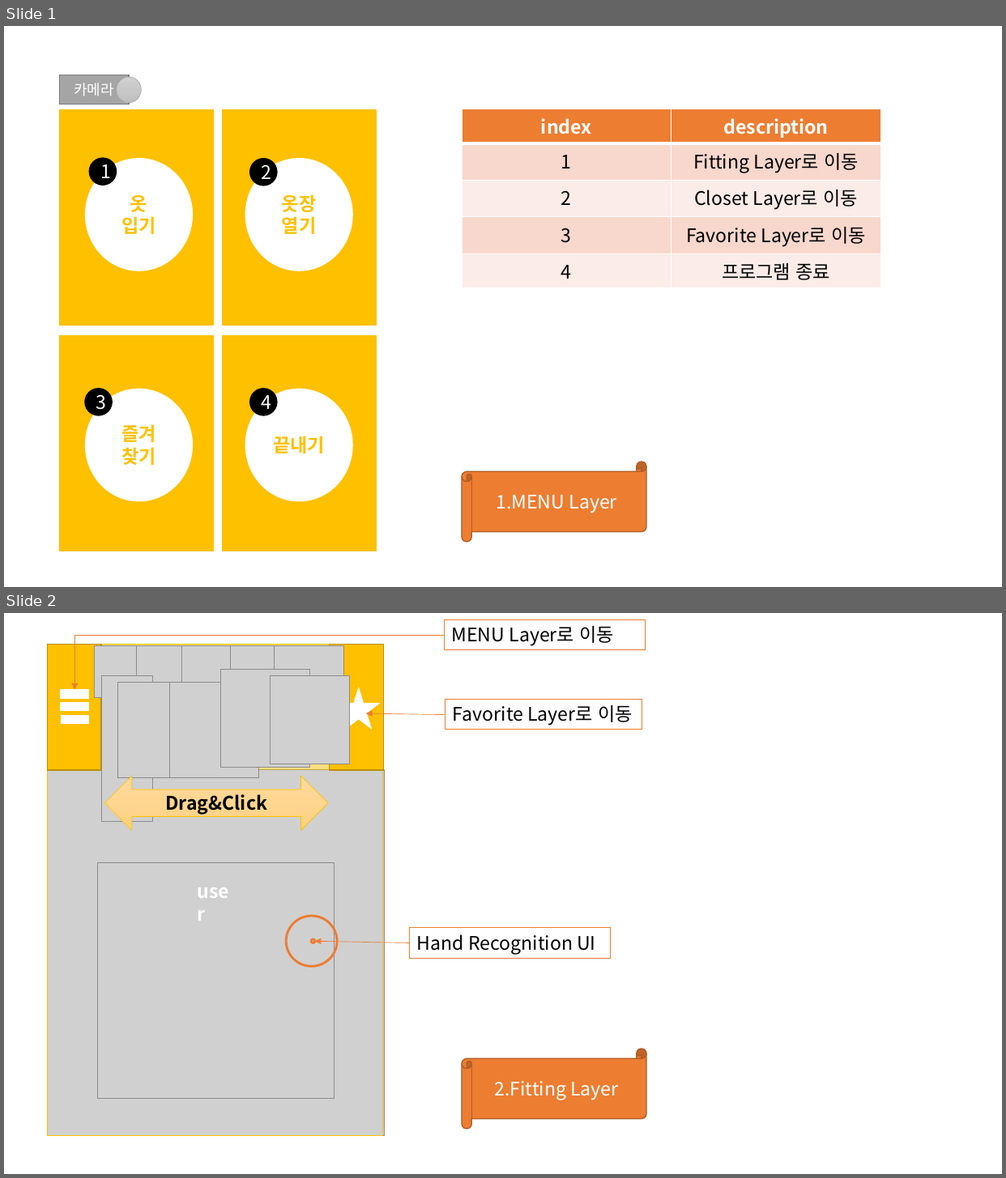
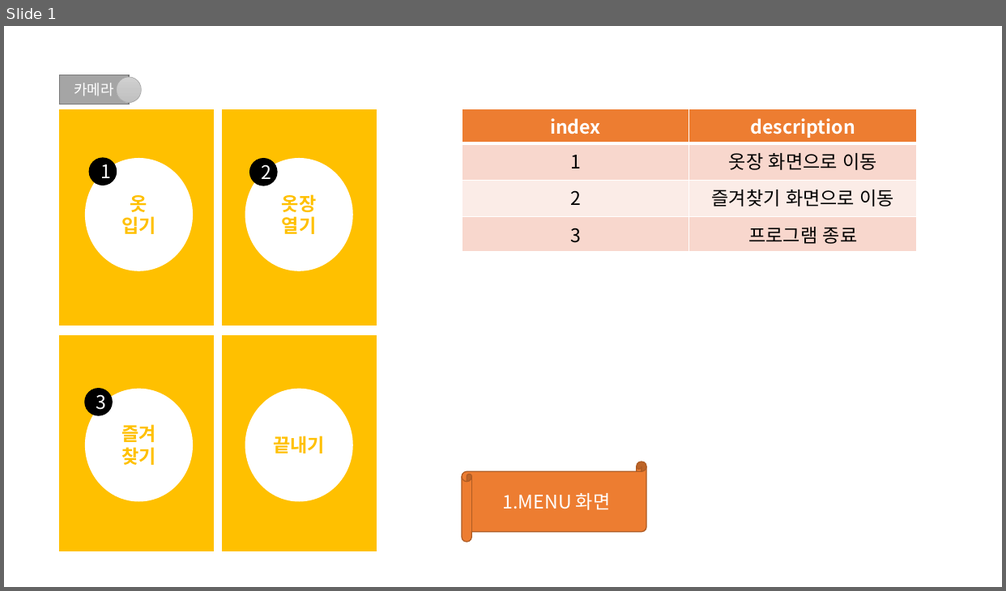
Before and after one commit to shb0328/report, a slide deck: ppt/4.GUI.pptx. Shown one above the other, each under a label of ours: slides 1 and 2 before the commit, slide 1 after it. The pictures are 1006x1178 and 1006x591 pixels, drawn with LibreOffice and Linux fonts; fonts in the diff are those of the drawing; grey boxes stand for pictures. Boxes give left, top, right and bottom in pixels: in the first picture for what was removed or moved away, otherwise in the second. Text is boxed around its words. In the diff, an @@ line names an element or a change of style, - is before the commit and + after.

```diff
--- a/ppt/4.GUI.pptx
+++ b/ppt/4.GUI.pptx
@@ slide 2 removed at box(4, 613, 1002, 1174), background #FFFFFF @@
@@ elbow arrow removed from (444, 635) to (74, 689) @@
@@ rectangle removed at box(444, 619, 646, 649) @@
-MENU Layer로 이동
@@ rectangle removed at box(48, 644, 384, 1135) @@
@@ rectangle removed at box(48, 644, 384, 769) @@
@@ rectangle removed at box(48, 644, 101, 769) @@
@@ rectangle removed at box(330, 644, 384, 769) @@
@@ math equal removed at box(56, 682, 94, 717) @@
@@ math minus removed at box(56, 702, 94, 736) @@
@@ star removed at box(339, 688, 379, 728) @@
@@ rectangle removed at box(445, 699, 642, 729) @@
-Favorite Layer로 이동
@@ arrow removed from (445, 715) to (366, 713) @@
@@ picture removed at box(48, 770, 385, 1135) @@
@@ group removed at box(94, 646, 350, 831): 10 pictures, 1 left right arrow @@
-Drag&Click
@@ picture removed at box(98, 863, 334, 1100) @@
@@ text removed at box(190, 876, 244, 906) @@
-user
@@ group removed at box(286, 916, 611, 966): 2 ellipses, 1 arrow, 1 rectangle @@
-Hand Recognition UI
@@ horizontal scroll removed at box(462, 1049, 646, 1129) @@
-2.Fitting Layer
@@ slide 1 changed as well @@
@@ table at box(462, 109, 917, 247) @@
-row 2: 1 | Fitting Layer로 이동
-row 3: 2 | Closet Layer로 이동
-row 4: 3 | Favorite Layer로 이동
-row 5: 4 | 프로그램 종료
+row 2: 1 | 옷장 화면으로 이동
+row 3: 2 | 즐겨찾기 화면으로 이동
+row 4: 3 | 프로그램 종료
@@ table: place and size @@
-table at box(462, 109, 880, 284)
+table at box(462, 109, 917, 247)
@@ ellipse removed at box(250, 389, 277, 416) @@
-4
@@ text in horizontal scroll at box(503, 493, 611, 510): text changed @@
-1.MENU Layer
+1.MENU 화면
```
Also in this commit, not shown: 2 other slides changed, 2 slides added.
